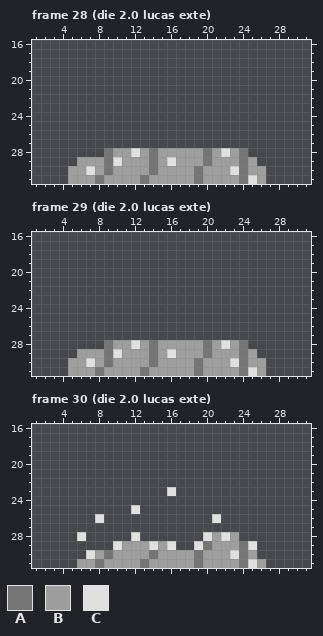
Pixel-art file: dots/Aseprite drawings/Enemy01.aseprite. The picture above is the old version.
32x32 pixels, 32 frames. Shown: frame 28 (die 2.0 lucas exte): x 1..31, y 16..31; frame 29 (die 2.0 lucas exte): x 1..31, y 16..31; frame 30 (die 2.0 lucas exte): x 1..31, y 16..31. The commit also changed other frames, which this record leaves out.
Palette (. is transparent): A #757575  B #9e9e9e  C #e0e0e0
Pixels before, frame 28 (die 2.0 lucas exte), first column x 5:
28 ....ABBCBABBBBBABCBA..
29 .BBBACBBBABCBBBABBBAB.
30 BBCBABBBBABBBBABBBCABB
31 BBBABBBBABBBBBABBBBACB
Pixels before, frame 29 (die 2.0 lucas exte), first column x 5:
28 ....ABBCBABBBBBABCBA..
29 .BBBACBBBABCBBBABBBAB.
30 BBCBABBBBABBBBABBBCABB
31 BBBABBBBABBBBBABBBBACB
Pixels before, frame 30 (die 2.0 lucas exte), first column x 6:
23 ..........C..........
24 .....................
25 ......C..............
26 ..C............C.....
27 .....................
28 C.....C.......CBCB...
29 ....CBBBCBC..CABBBAC.
30 .CBABBBBABBBBABBBCAB.
31 BBABBBBABBBBBABBBBACB
Once edited:
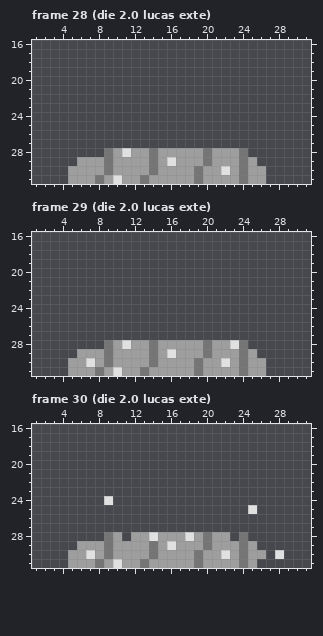
Log entry: Updated the death animation Made it 100x better
The exact change:
Frame 28 (die 2.0 lucas exte):
Colour C becomes colour B in row 28 at x 12 and 22; in row 29 at x 10; in row 30 at x 7 and 23; in row 31 at x 25.
Colour B becomes colour C in row 28 at x 11; in row 30 at x 22; in row 31 at x 10.
Frame 29 (die 2.0 lucas exte):
Colour C becomes colour B in row 28 at x 12 and 22; in row 29 at x 10; in row 30 at x 23; in row 31 at x 25.
Colour B becomes colour C in row 28 at x 11 and 23; in row 30 at x 22; in row 31 at x 10.
Frame 30 (die 2.0 lucas exte):
The author put colour A in row 28 at x 9 and 24; in row 29 at x 9.
Colour C becomes colour A in row 28 at x 20; in row 29 at x 14.
The author put colour B in row 28 at x 10, 13, 15 to 17 and 19; in row 29 at x 6 to 8 and 17 to 18; in row 30 at x 5 to 6 and 26; in row 31 at x 5.
Colour C becomes colour B in row 28 at x 12 and 22; in row 29 at x 10, 19 and 25; in row 30 at x 23; in row 31 at x 25.
The author put colour C in row 24 at x 9; in row 25 at x 25; in row 28 at x 14 and 18; in row 30 at x 28.
Colour B becomes colour C in row 30 at x 22; in row 31 at x 10.
Colour B is gone in row 28 at x 23; in row 31 at x 26.
Colour C is gone in row 23 at x 16; in row 25 at x 12; in row 26 at x 8 and 21; in row 28 at x 6.
